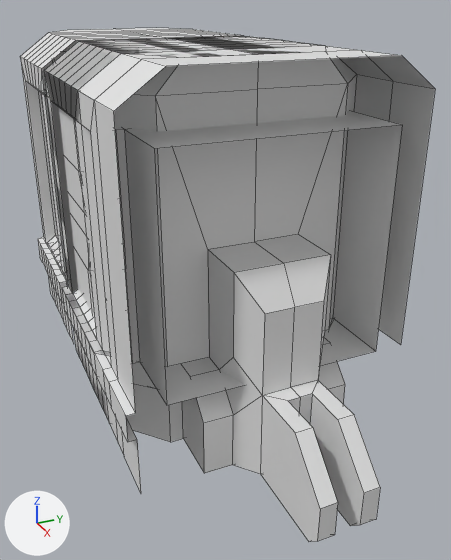
An edit to the FBX model Assets/Graph/_Enviro/Rail/Rail.fbx, drawn before and after from the same camera.
One viewpoint serves both versions: a 50 mm lens placed at (5.14, -1.79, 2.32), pointed at (0.5, 0.3, 0.0). Lighting does not change. The marker at lower left points along +X, +Y and +Z. Mesh edges are drawn as thin lines. Where no turn or scale is listed for an object, it has been applied to the vertices. Vertices at the same position are counted once.

Names of what the first picture shows: 'Wagon_End', 'Wagon_End.001', 'Wagon_middle'.
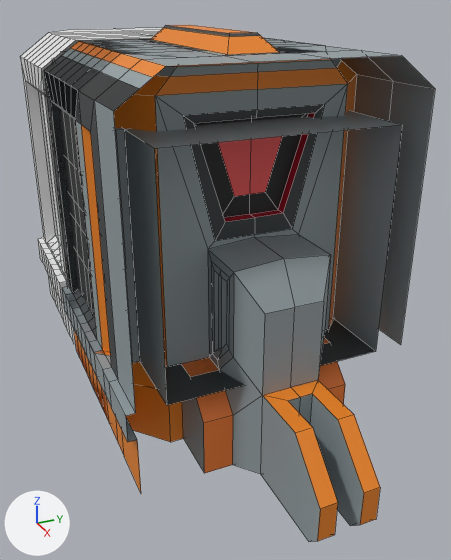
Location of each change, [x1, y1, x2, y2] in pixels of the pictures (451 x 560 px):
'Wagon_End', reshaped
    before: [44, 36, 380, 542]
    after: [44, 38, 380, 542]
'Wagon_middle', reshaped
    before: [44, 36, 435, 492]
    after: [44, 25, 435, 492]
part 1 of me_cube_014, built on
    before: [45, 36, 401, 316]
    after: [46, 25, 401, 316]
part 2 of me_cube_014, recoloured
    both: [44, 55, 435, 492]
part 3 of me_cube_028, built on
    both: [44, 41, 357, 370]
part 4 of me_cube_028, recoloured
    both: [45, 39, 380, 542]

The edits, one by one:
Picture 'robotDiffuse.png' (img_robotdiffuse_png) is new.
Material 'Atlas_props' (mat_atlas_props) is new.
Its texture is img_robotdiffuse_png.
me_cube_028 is used by ob_wagon_end; location (0.0, 0.0, 0.0).
me_cube_028 had 280 vertices, 250 faces and spanned x 0.05..2.92, y -1.06..1.06, z -0.64..2.0.
me_cube_028 now has 386 vertices, 352 faces and spans x 0.05..2.92, y -1.06..1.06, z -0.64..2.0.
Part 3, on me_cube_028:
1 vertex is removed from x 1.64, y 0.0, z 0.82.
22 faces are deleted.
3 vertices move from x 1.64..2.04, y 0.0..0.55, z -0.64..0.82 to x 1.64..2.04, y 0.0..0.55, z -0.63..0.85.
57 vertices are added at x 1.56..1.98, y -0.56..0.56, z 0.06..1.95.
7 new vertices lie (0.0, 0.14, 0.1) away from vertices in x 0.05..1.24, y -1.0, z 1.8.
7 new vertices lie (0.0, -0.14, 0.1) away from vertices in x 0.05..1.24, y 1.0, z 1.8.
7 new vertices lie (0.0, -0.07, -0.05) away from vertices in x 0.05..1.24, y -0.72, z 2.0.
7 new vertices lie (0.0, 0.07, -0.05) away from vertices in x 0.05..1.24, y 0.72, z 2.0.
16 new vertices lie (0.0, 0.04, 0.0) away from vertices in x 1.75..1.94, y -0.34..0.3, z 0.11..0.71.
6 new vertices lie (0.08, 0.0, 0.0) away from vertices in x 1.56, y -0.42..0.42, z 0.99..1.63.
124 new faces join them.
me_cube_028 part 4: 228 faces spanning x 0.05..2.92, y -1.06..1.06, z -0.64..2.0 switch from no material to mat_atlas_props (picture img_robotdiffuse_png).
me_cube_014 is used by ob_wagon_middle; location (0.0, 0.0, 0.0).
me_cube_014 had 118 vertices, 97 faces and spanned x 0.05..2.05, y -1.06..1.0, z -0.64..2.0.
me_cube_014 now has 166 vertices, 137 faces and spans x 0.05..2.05, y -1.06..1.0, z -0.64..2.11.
Part 1, on me_cube_014:
18 faces are deleted.
48 vertices are added at x 0.05..2.05, y -0.95..0.24, z 0.0..2.11.
58 new faces join them.
me_cube_014 part 2: 79 faces spanning x 0.05..2.05, y -1.06..1.0, z -0.64..2.0 switch from no material to mat_atlas_props (picture img_robotdiffuse_png).
